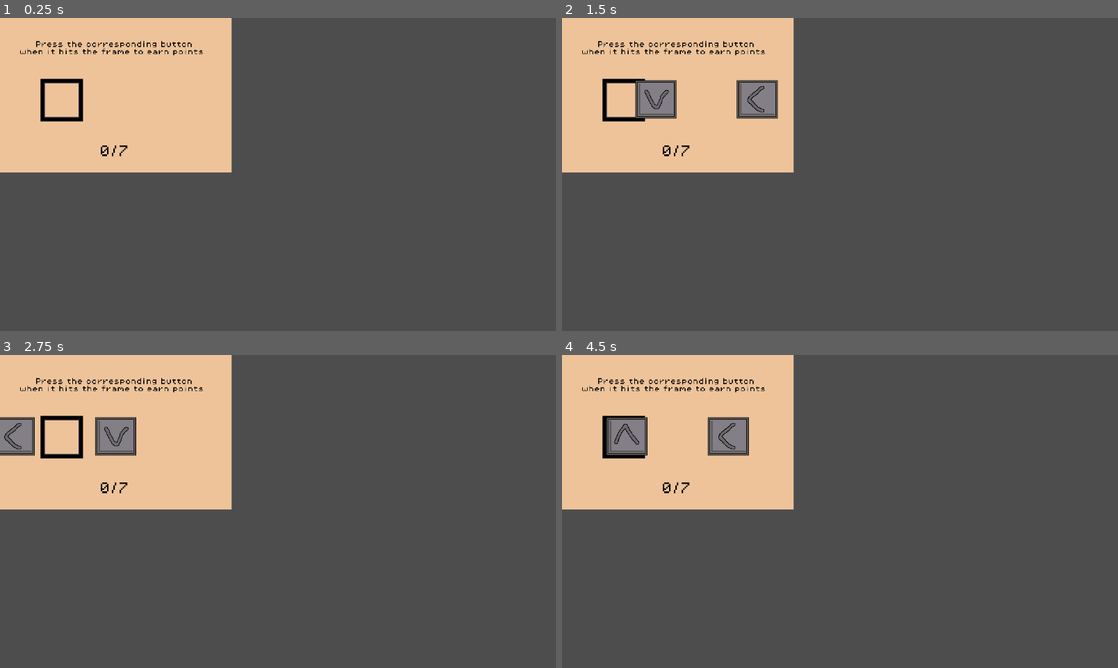
Above: before the commit, frames 1-4 (two rows, left to right).
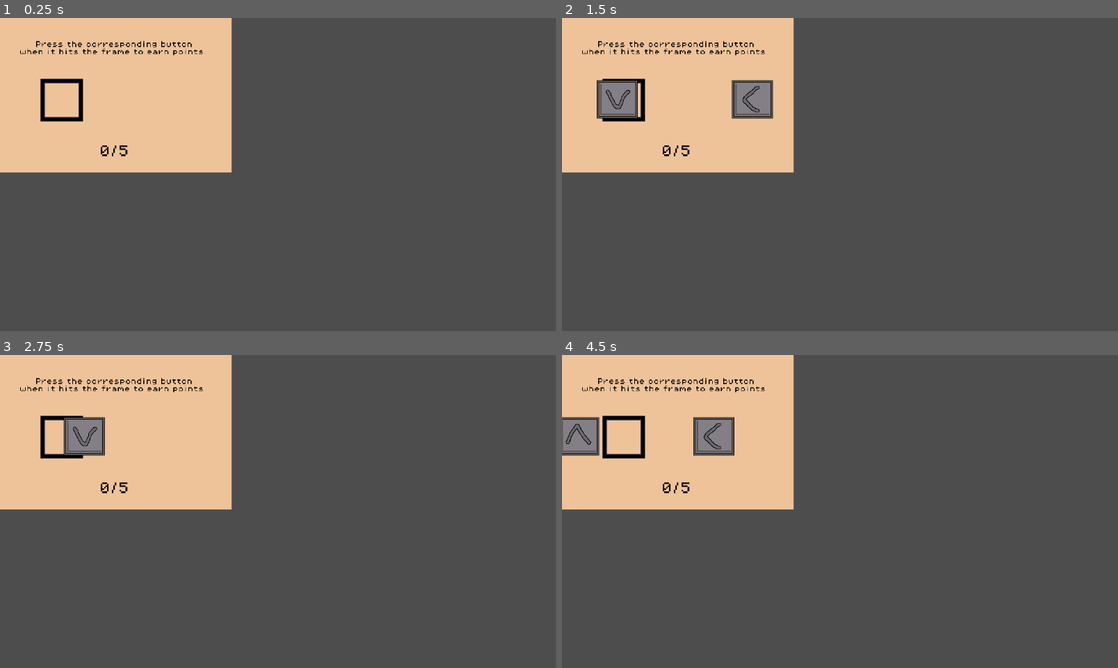
Above: after the commit, the same moments.

Repository: Lenni707/gamejam
Game: Godot game, scene res://Scenes/timing_game.tscn
Two runs of this game, one before a commit and one after it. Both use one fixed random seed, a clock stepped at 60 frames per second and the inputs below. This scene is started directly instead of the project's main scene.
Inputs (mouse positions are in pixels of both pictures, inside the frame that each line leads up to):
- Up to frame 1 (0.25 s): no input
- Up to frame 2 (1.5 s): tap Enter (ui_accept) at 0.5, 0.77 s; move the mouse to (962, 158) at 0.52 s; hold D (right) 0.53-1.25 s; hold E (Interagieren) 0.53-1.25 s; click (962, 158) at 0.67 s; drag from (728, 190) to (812, 237) at 1.27 s
- Up to frame 3 (2.75 s): move the mouse to (333, 442) at 2.02 s; hold D (right) from 2.03 s (still down); hold E (Interagieren) from 2.03 s (still down)
- Up to frame 4 (4.5 s): release D (right) at 2.75 s; release E (Interagieren) at 2.75 s; drag from (812, 574) to (673, 464) at 2.77 s; move the mouse to (1006, 558) at 3.52 s; hold A (left) 3.53-4.25 s; hold E (Interagieren) 3.53-4.25 s; tap Enter (ui_accept) at 3.77 s; drag from (673, 464) to (756, 433) at 4.27 s

The runs differ from the first frame. In frame 1, less than 0.1% of the frame differs, in the area x 21-23%, y 41-45%; in frame 2, 2.2%; in frame 3, 2.3%; in frame 4, 2.6%, in the area x 0-34%, y 19-45%.

Commit message:
bug fixes

Diff:
--- a/scripts/timing_game.gd
+++ b/scripts/timing_game.gd
@@ -2,7 +2,7 @@
 signal finished(success: bool)
 
 var spawn_interval := 0.7
-var note_speed := 300.0
+var note_speed := 400.0
 var note_size := Vector2(16, 16)
 
 var tex_up    := preload("res://Assets/timing_game/key_up.png")
@@ -66,10 +66,10 @@
 	timer.start()
 
 func _process(delta: float) -> void:
-	label.text = str(counter) + "/7"
+	label.text = str(counter) + "/5"
 	if counter < 0:
 		counter = 0
-	if counter == 7:
+	if counter == 5:
 		emit_signal("finished", true)
 	for n in notes_root.get_children():
 		if n is Control:
Not shown, added: releases/TheErrorsOfTheOffice/gamejam.apple-touch-icon.png.import
Not shown, added: releases/TheErrorsOfTheOffice/gamejam.icon.png.import
Not shown, added: releases/TheErrorsOfTheOffice/gamejam.png.import
